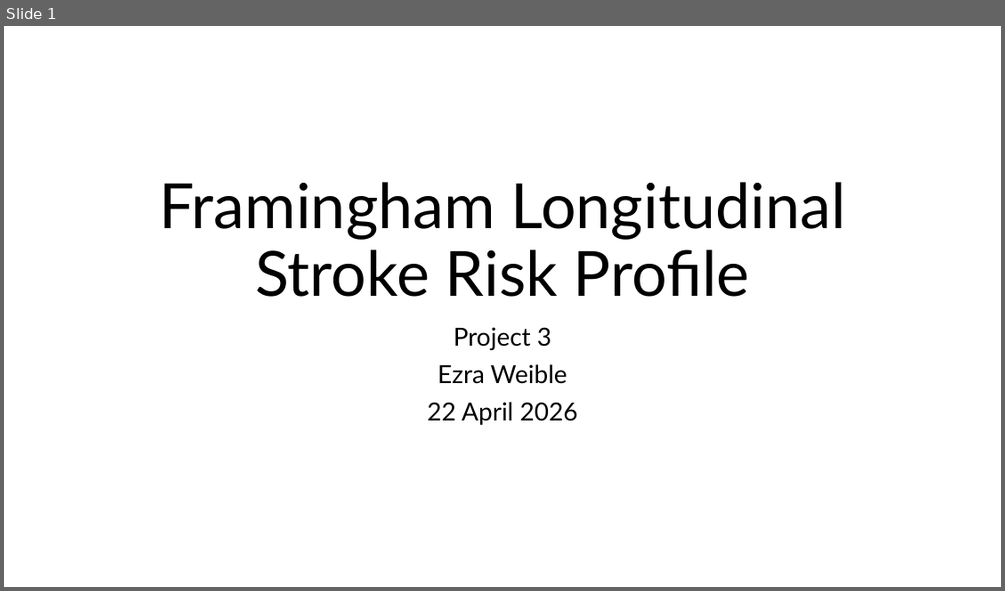
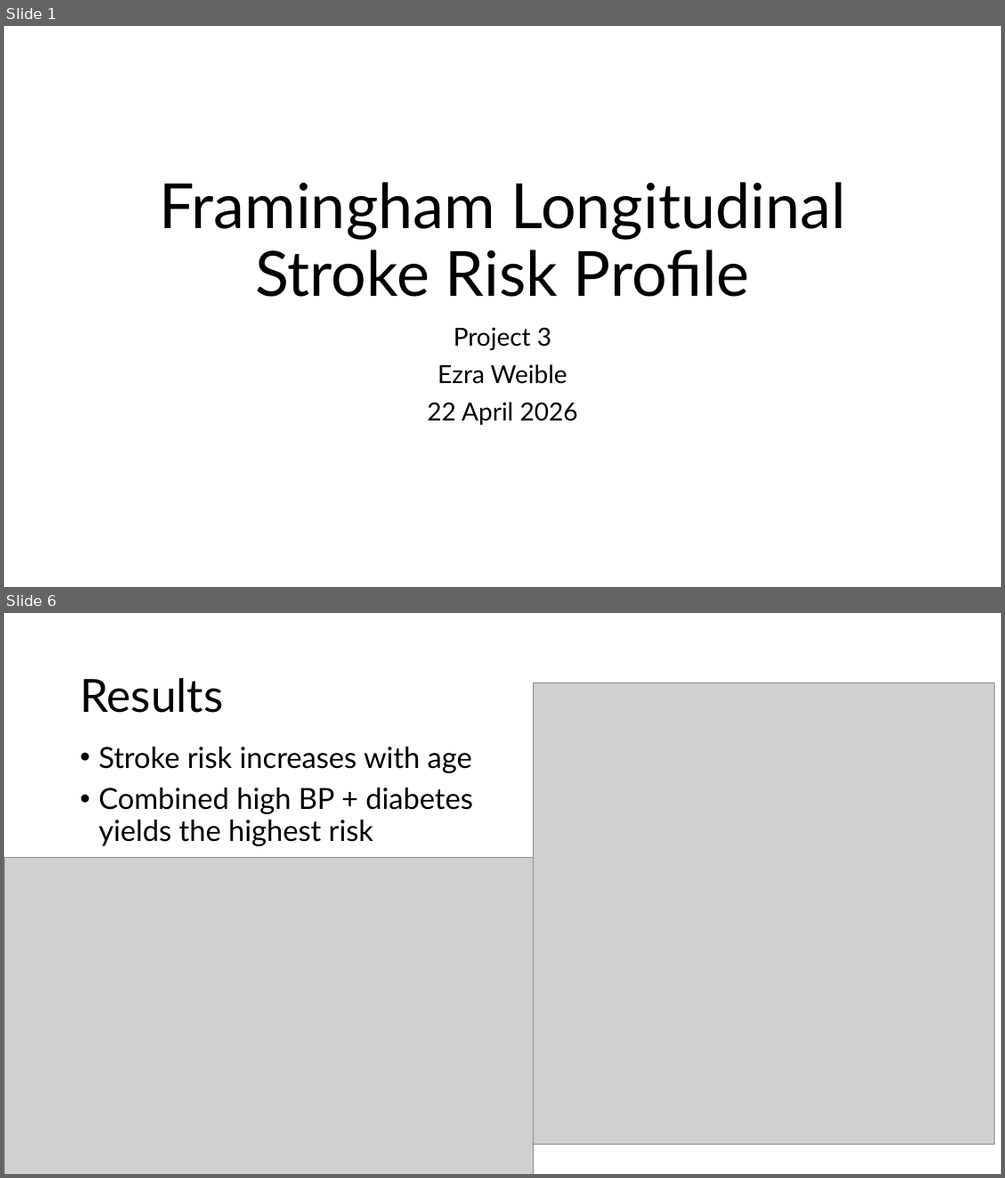
Before and after one commit to eweible/BIOS6624, a slide deck: P3/Dissemination/P3_Presentation.pptx. Shown one above the other, each under a label of ours: slide 1 before the commit, slides 1 and 6 after it; the slides between them are not shown. The pictures are 1005x591 and 1005x1178 pixels, drawn with LibreOffice and Linux fonts; fonts in the diff are those of the drawing; grey boxes stand for pictures. Boxes give left, top, right and bottom in pixels: in the first picture for what was removed or moved away, otherwise in the second. Text is boxed around its words. In the diff, an @@ line names an element or a change of style, - is before the commit and + after.

```diff
--- a/P3/Dissemination/P3_Presentation.pptx
+++ b/P3/Dissemination/P3_Presentation.pptx
@@ slide 6 added at (x1=4, y1=613, x2=1001, y2=1174), background #FFFFFF @@
@@ title added at (x1=80, y1=678, x2=223, y2=713), 44 pt, text #000000 @@
+Results
@@ picture added at (x1=534, y1=683, x2=995, y2=1144) @@
@@ text added at (x1=98, y1=747, x2=473, y2=846), 28 pt, text #000000 @@
+• Stroke risk increases with age
+• Combined high BP + diabetes yields the highest risk
@@ picture added at (x1=4, y1=858, x2=534, y2=1174) @@
```
Also in this commit, not shown: 4 slides changed, 1 other slide added, 2 slides removed.
